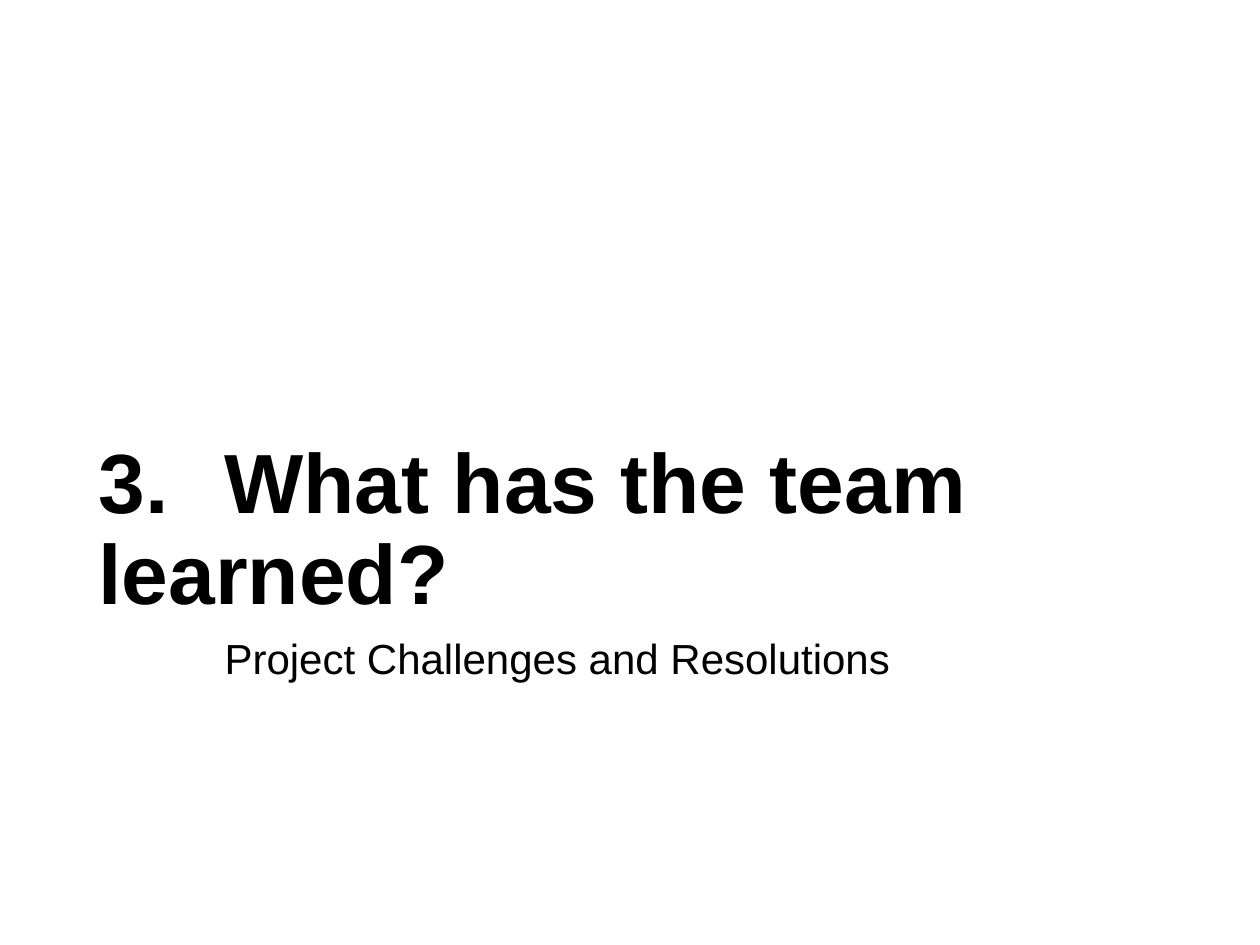
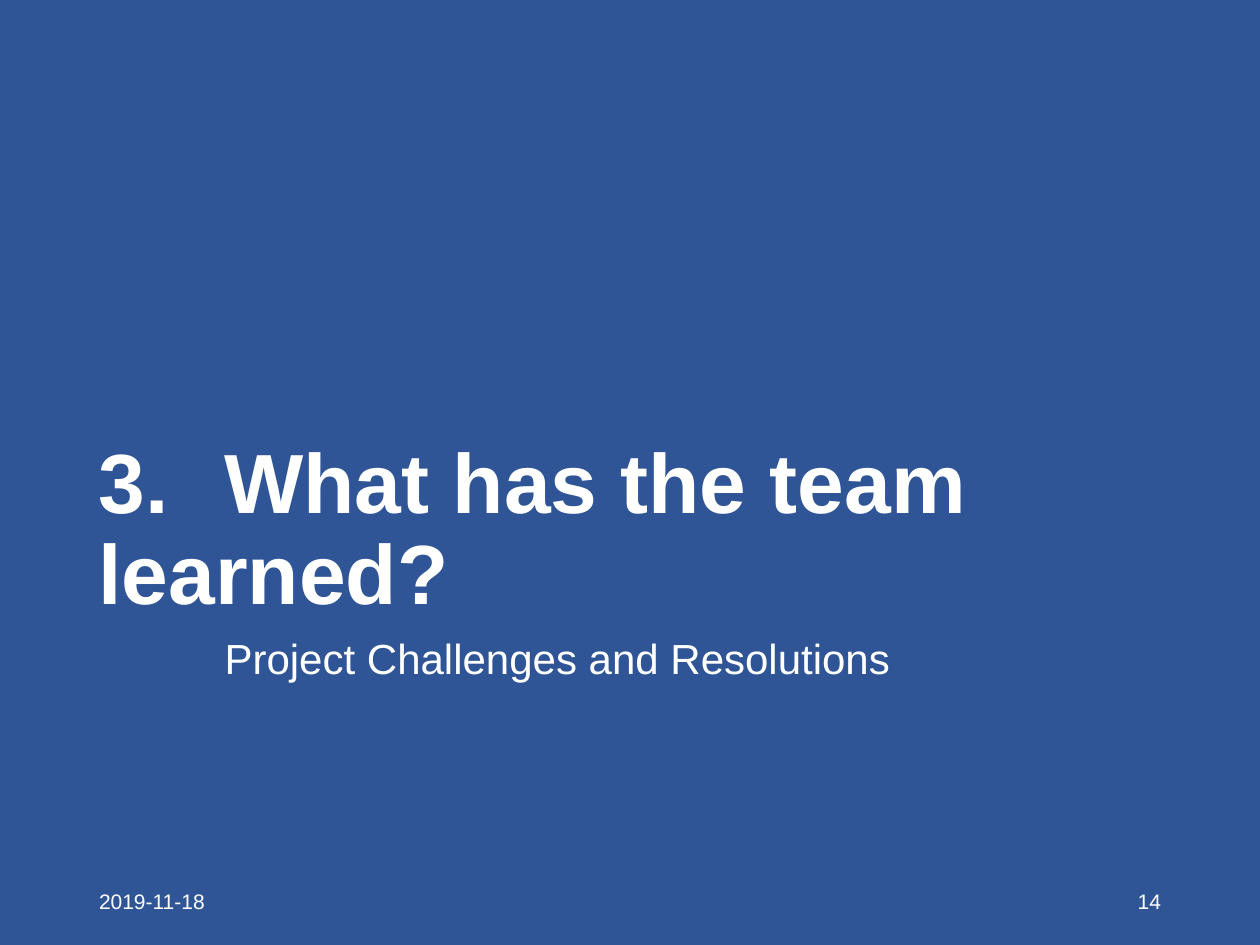
Before and after one commit to zahir-firoze/MIE350Proj, a slide deck: slide 14 of Project Presentation/MIE350 - Project Presentation.ppt. Drawn at 1260x945 pixels with LibreOffice and Linux fonts; fonts in the diff are those of the drawing. Boxes give left, top, right and bottom in pixels: in the first picture for what was removed or moved away, otherwise in the second. Text is boxed around its words. In the diff, an @@ line names an element or a change of style, - is before the commit and + after.

```diff
--- a/Project Presentation/MIE350 - Project Presentation.ppt
+++ b/Project Presentation/MIE350 - Project Presentation.ppt
@@ background #FFFFFF to #2F5597 @@
@@ title "3. What has the team ..." at <box>99,452,966,605</box>: text colour #000000 to #FFFFFF @@
@@ text "Project Challenges and Resolutions" at <box>225,643,889,683</box>: text colour #000000 to #FFFFFF @@
@@ text added at <box>99,894,205,909</box>, 12 pt, text #FFFFFF @@
+2019-11-18
@@ page number added at <box>1138,894,1161,909</box>, 12 pt, text #FFFFFF @@
+14
```
Also in this commit, not shown: 22 other slides changed.
